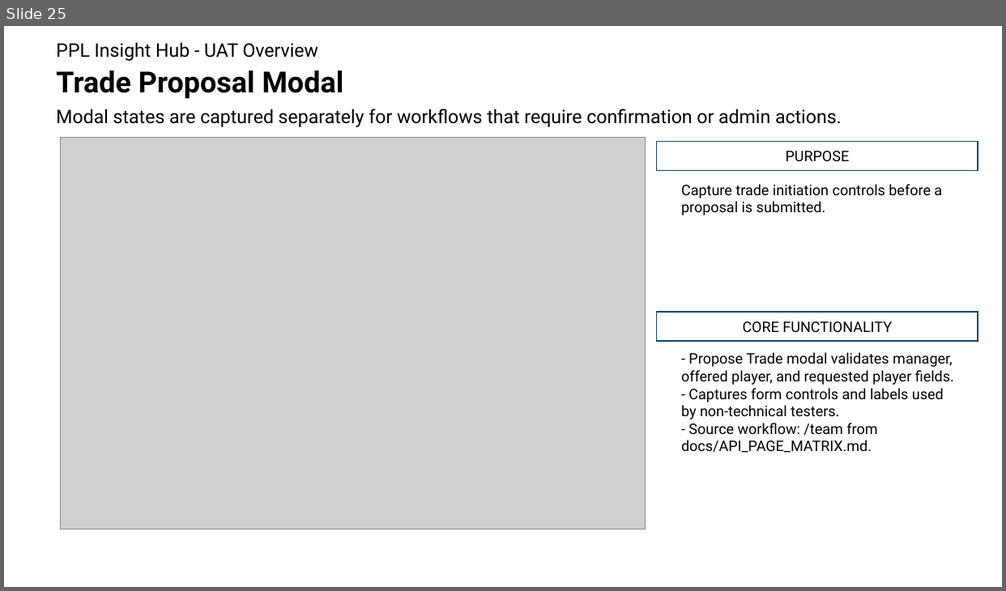
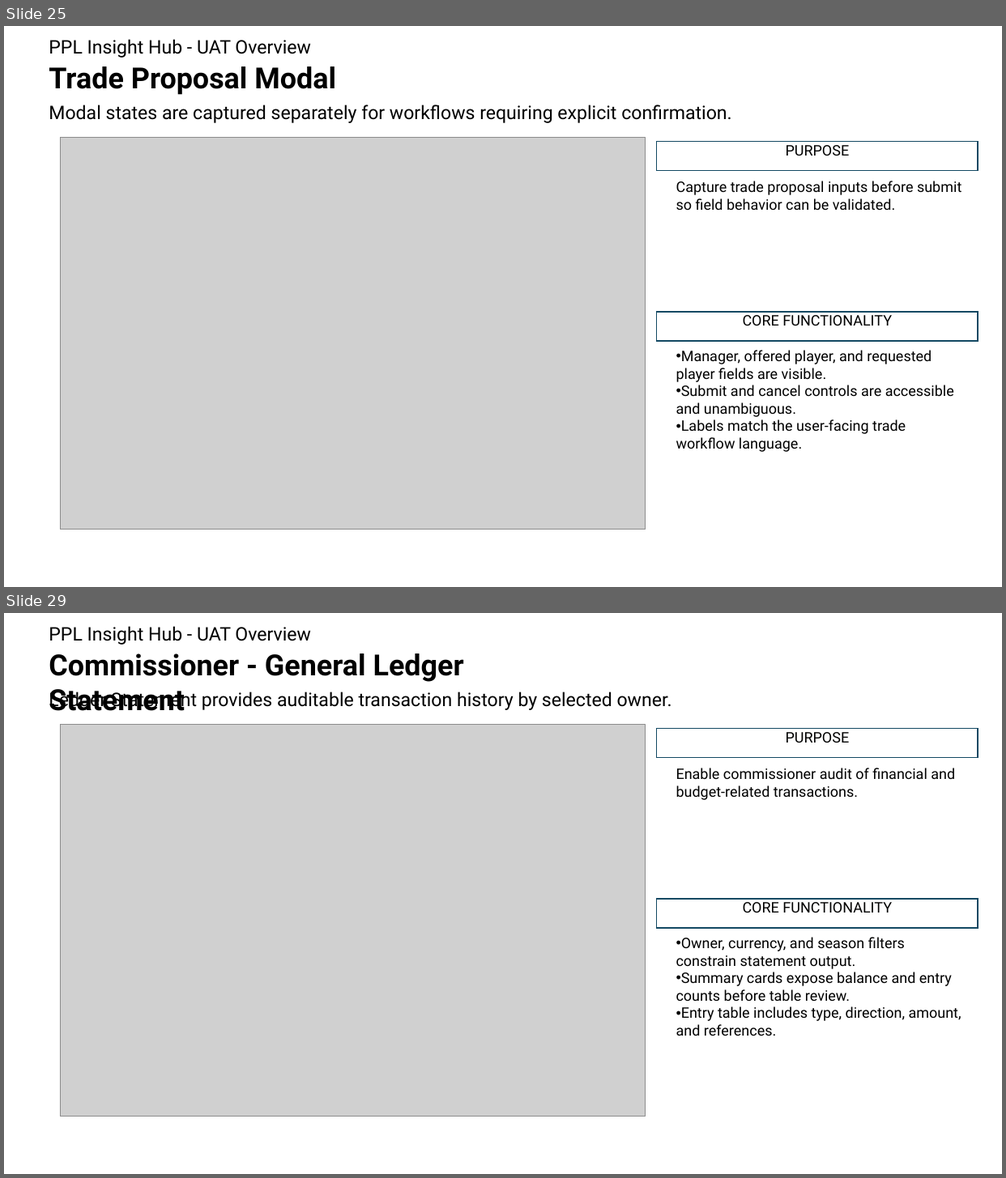
Before and after one commit to NPGrant81/fantasy-football-pi, a slide deck: docs/uat/uat_overview.pptx. Shown one above the other, each under a label of ours: slide 25 before the commit, slides 25 and 29 after it; the slides between them are not shown. The pictures are 1006x591 and 1006x1178 pixels, drawn with LibreOffice and Linux fonts; fonts in the diff are those of the drawing; grey boxes stand for pictures. Boxes give left, top, right and bottom in pixels: in the first picture for what was removed or moved away, otherwise in the second. Text is boxed around its words. In the diff, an @@ line names an element or a change of style, - is before the commit and + after.

Commit message:
Refresh UAT deck assets and capture automation

```diff
--- a/docs/uat/uat_overview.pptx
+++ b/docs/uat/uat_overview.pptx
@@ slide 29 added at [4, 613, 1002, 1174], background #FFFFFF @@
@@ text added at [49, 626, 311, 645], 18 pt, text #000000 @@
+PPL Insight Hub - UAT Overview
@@ text added at [49, 653, 464, 711], 28 pt, text #000000, bold @@
+Commissioner - General Ledger Statement
@@ text added at [49, 689, 672, 710], 18 pt, text #000000 @@
+Ledger Statement provides auditable transaction history by selected owner.
@@ picture added at [60, 725, 646, 1117] @@
@@ rectangle added at [657, 728, 978, 757], fill #FFFFFF, outline #124862 1 pt, 14 pt, text #000000 @@
+PURPOSE
@@ text added at [676, 768, 955, 800], 14 pt, text #000000 @@
+Enable commissioner audit of financial and budget-related transactions.
@@ rectangle added at [657, 899, 978, 928], fill #FFFFFF, outline #124862 1 pt, 14 pt, text #000000 @@
+CORE FUNCTIONALITY
@@ text added at [676, 937, 961, 1036], 14 pt, text #000000 @@
+• Owner, currency, and season filters constrain statement output.
+• Summary cards expose balance and entry counts before table review.
+• Entry table includes type, direction, amount, and references.
@@ slide 25 changed as well @@
@@ text "PPL Insight Hub - UAT ...": place and size @@
-text "PPL Insight Hub - UAT ..." at [56, 42, 319, 61]
+text "PPL Insight Hub - UAT ..." at [49, 39, 311, 58]
@@ text "Trade Proposal Modal": place and size @@
-text "Trade Proposal Modal" at [56, 71, 344, 99]
+text "Trade Proposal Modal" at [49, 66, 336, 95]
@@ text at [49, 105, 732, 123]: text changed @@
-Modal states are captured separately for workflows that require confirmation or admin actions.
+Modal states are captured separately for workflows requiring explicit confirmation.
@@ rectangle "PURPOSE" at [657, 141, 978, 170]: vertical alignment middle to top @@
@@ text at [676, 181, 961, 210]: text changed @@
-Capture trade initiation controls before a proposal is submitted.
+Capture trade proposal inputs before submit so field behavior can be validated.
@@ rectangle "CORE FUNCTIONALITY" at [657, 312, 978, 341]: vertical alignment middle to top @@
@@ text at [676, 350, 954, 452]: text changed @@
-- Propose Trade modal validates manager, offered player, and requested player fields.
-- Captures form controls and labels used by non-technical testers.
-- Source workflow: /team from docs/API_PAGE_MATRIX.md.
+• Manager, offered player, and requested player fields are visible.
+• Submit and cancel controls are accessible and unambiguous.
+• Labels match the user-facing trade workflow language.
```
Also in this commit, not shown: 24 other slides changed, 7 other slides added, 3 other files.
